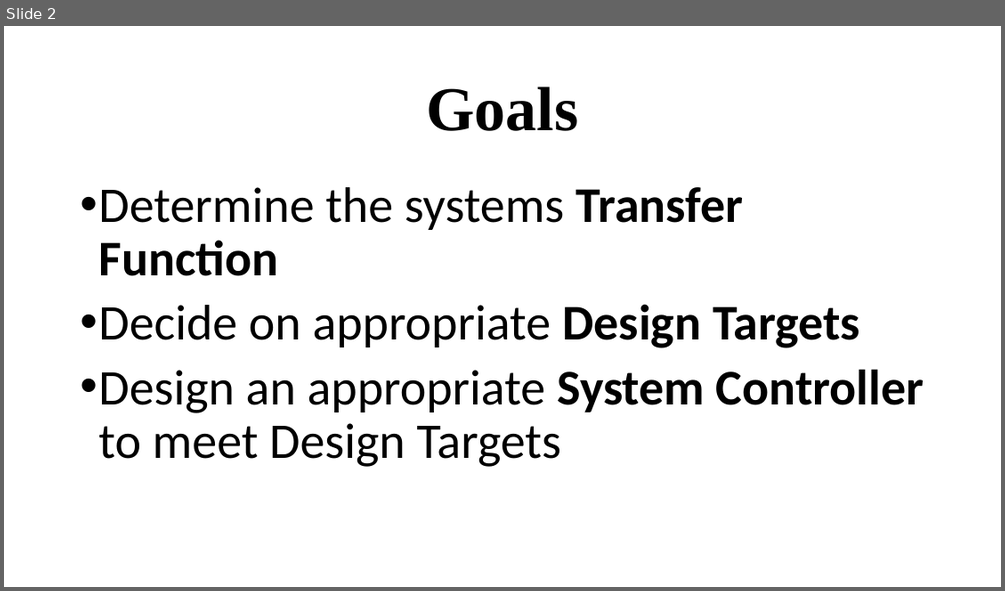
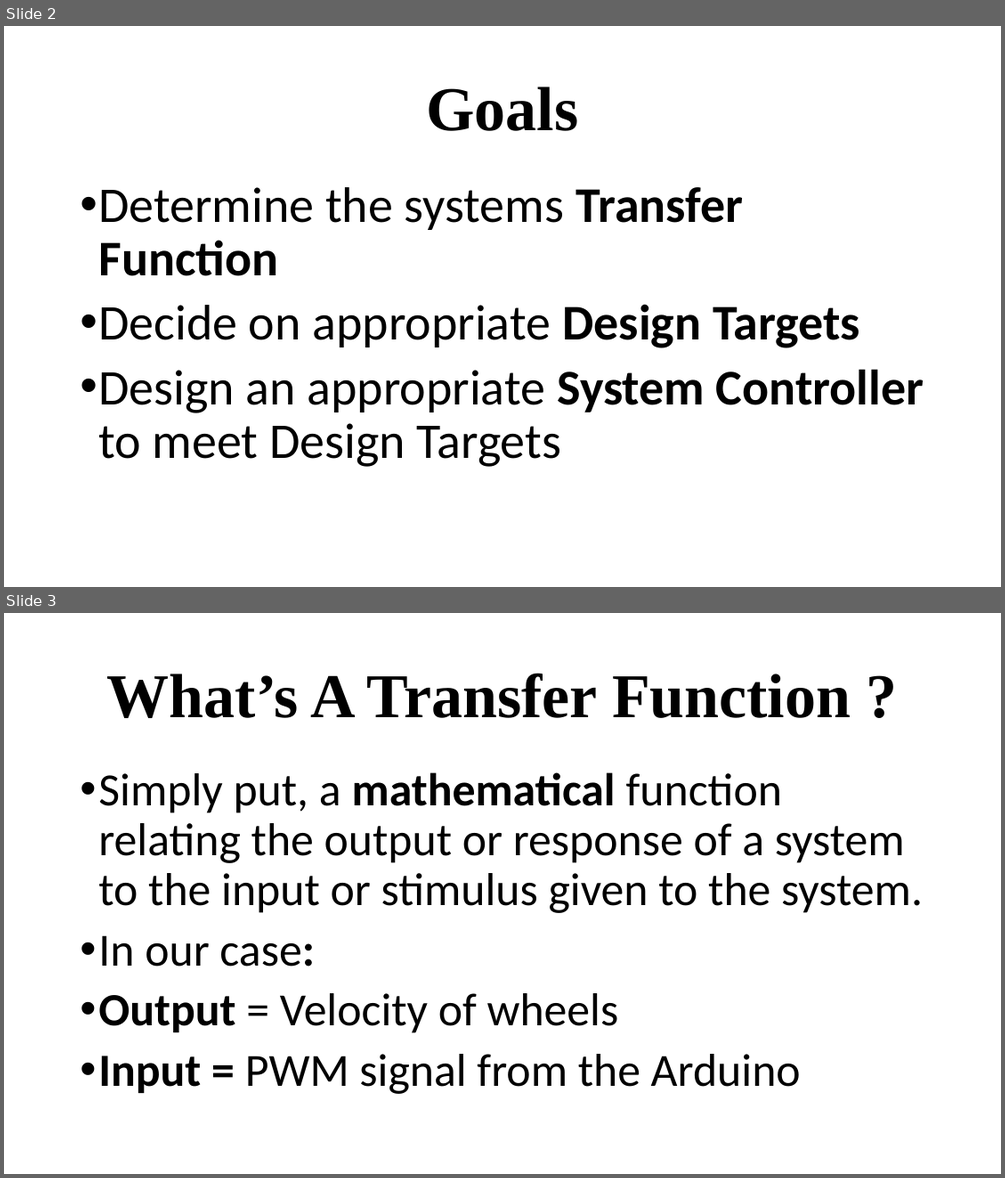
Before and after one commit to pcannon67/Autonomous-Rover, a slide deck: System Modelling and Controller Design.pptx. Shown one above the other, each under a label of ours: slide 2 before the commit, slides 2 and 3 after it. The pictures are 1005x591 and 1005x1178 pixels, drawn with LibreOffice and Linux fonts; fonts in the diff are those of the drawing; background and template pictures are left out. Boxes give left, top, right and bottom in pixels: in the first picture for what was removed or moved away, otherwise in the second. Text is boxed around its words. In the diff, an @@ line names an element or a change of style, - is before the commit and + after.

```diff
--- a/System Modelling and Controller Design.pptx
+++ b/System Modelling and Controller Design.pptx
@@ slide 3 added at (x1=4, y1=613, x2=1001, y2=1174), background picture (left out) @@
@@ title added at (x1=107, y1=673, x2=850, y2=718), 60 pt, text #000000, bold @@
+What’s A Transfer Function ?
@@ text added at (x1=98, y1=772, x2=922, y2=1094), 44.4 pt, text #000000 @@
+• Simply put, a mathematical function relating the output or response of a system to the input or stimulus given to the system.
+• In our case:
+• Output = Velocity of wheels
+• Input = PWM signal from the Arduino
```
Also in this commit, not shown: 2 other slides added, 2 other files.
